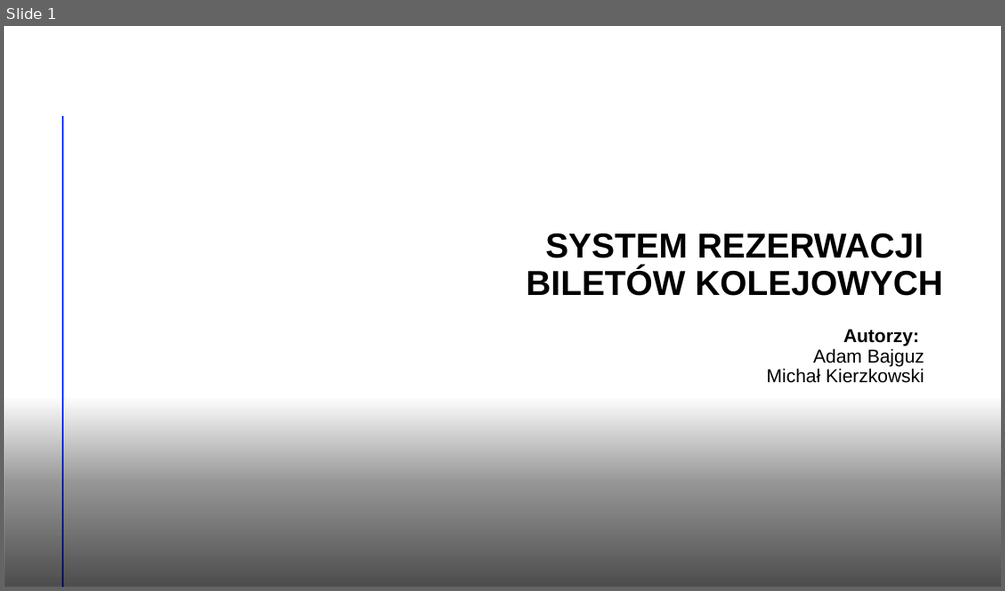
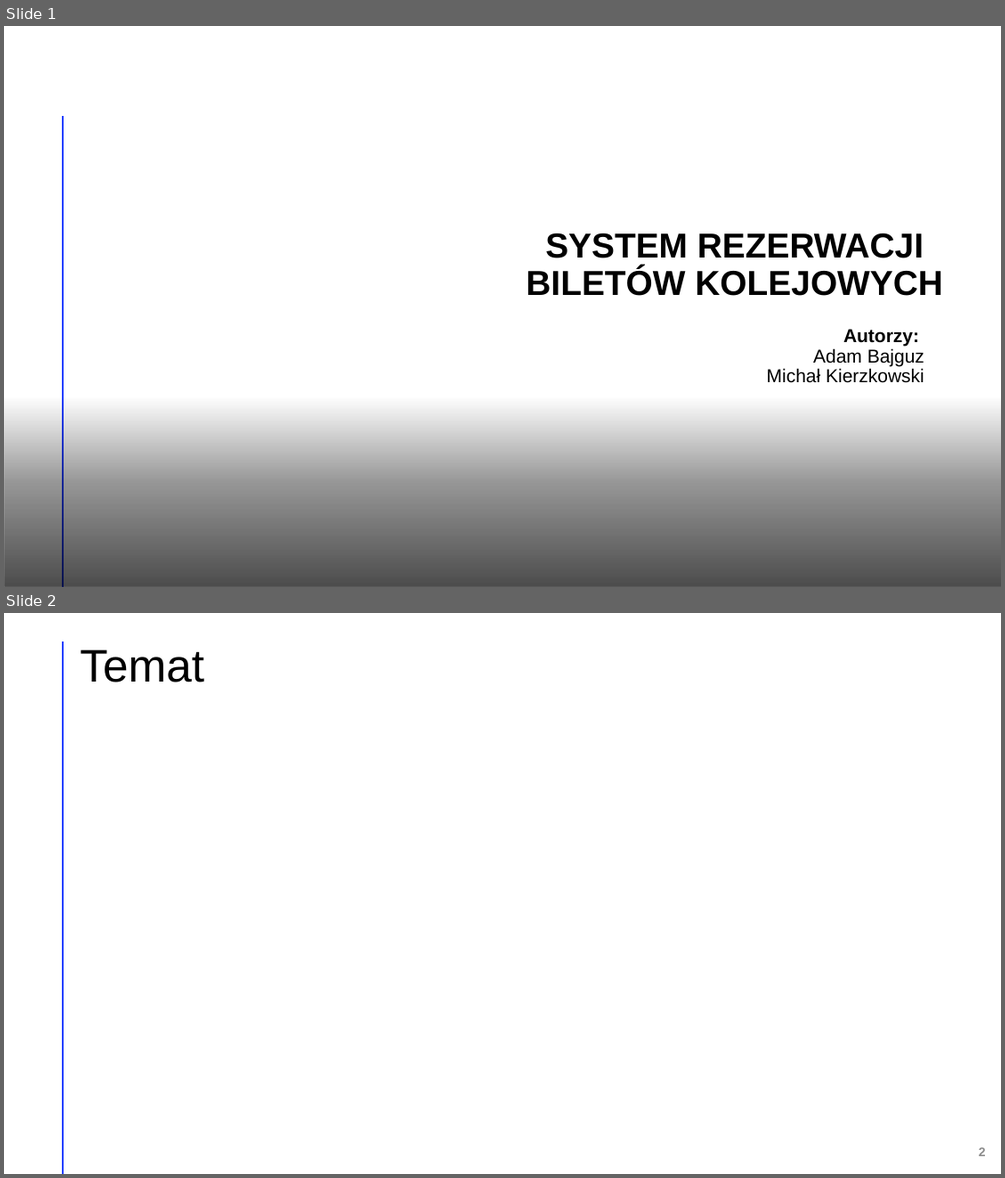
Before and after one commit to adambajguz/TrainsOnline, a slide deck: docs/Prezentacja Bajguz Kierzkowski.pptx. Shown one above the other, each under a label of ours: slide 1 before the commit, slides 1 and 2 after it. The pictures are 1005x591 and 1005x1178 pixels, drawn with LibreOffice and Linux fonts; fonts in the diff are those of the drawing; background and template pictures are left out. Boxes give left, top, right and bottom in pixels: in the first picture for what was removed or moved away, otherwise in the second. Text is boxed around its words. In the diff, an @@ line names an element or a change of style, - is before the commit and + after.

```diff
--- a/docs/Prezentacja Bajguz Kierzkowski.pptx
+++ b/docs/Prezentacja Bajguz Kierzkowski.pptx
@@ slide 2 added at box(4, 613, 1001, 1174), background #FFFFFF @@
@@ line added from (63, 642) to (63, 1173), #FF9022 2 pt @@
@@ title added at box(80, 649, 204, 682), 44 pt, text #000000 @@
+Temat
@@ page number added at box(979, 1147, 986, 1156), 12 pt, text #8C8C8C, bold @@
+2
```
Also in this commit, not shown: 3 other slides added, 3 other files.
